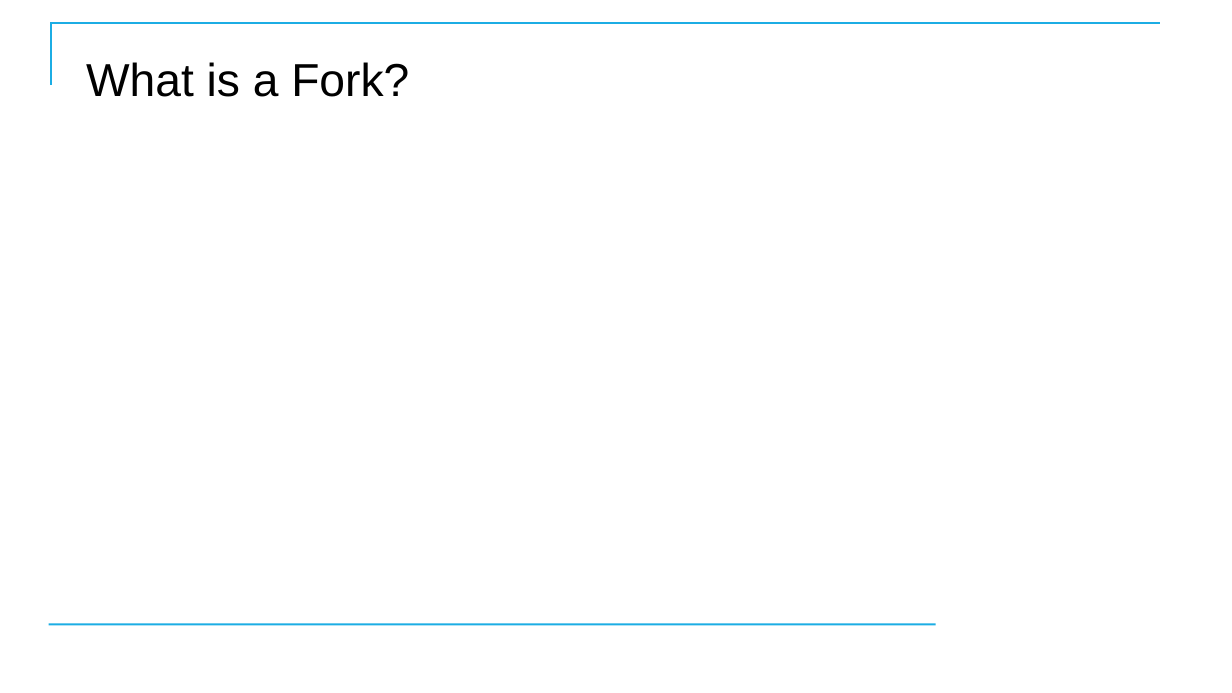
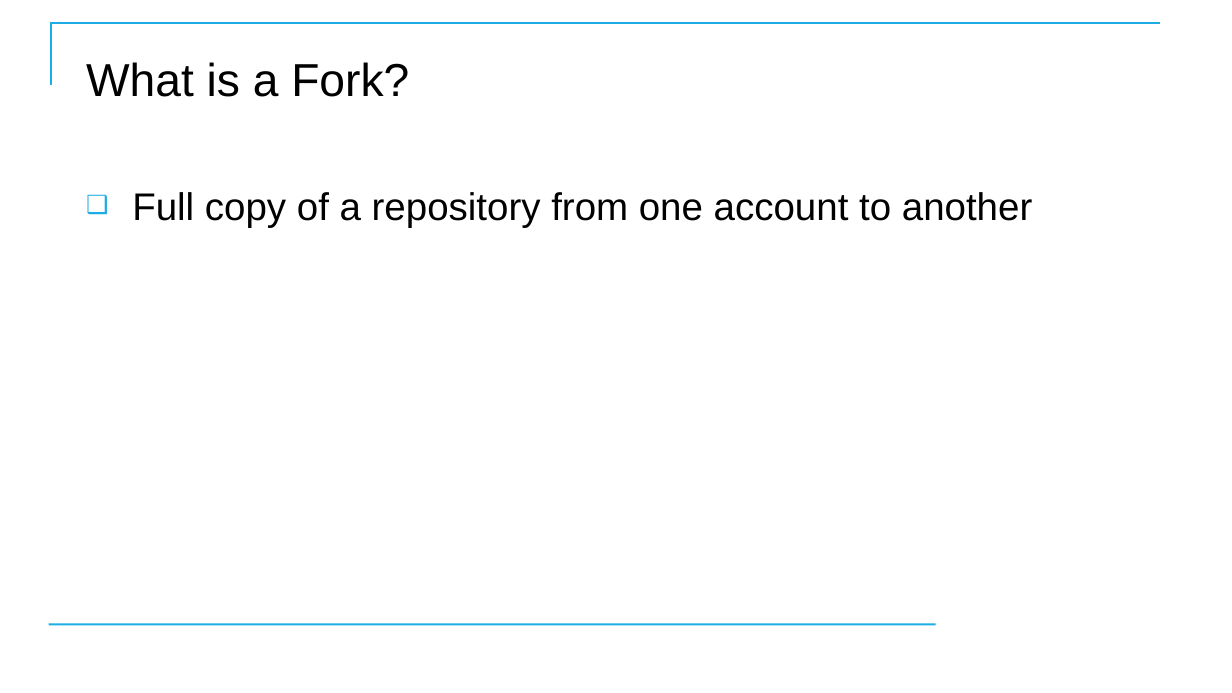
Before and after one commit to CostelloTechnicalConsulting/XGHDEV, a slide deck: slide 54 of ppt/XGHDEV.pptx (slide 56 before the commit). Drawn at 1232x693 pixels with LibreOffice and Linux fonts; fonts in the diff are those of the drawing; background and template pictures are left out. Boxes give left, top, right and bottom in pixels: in the first picture for what was removed or moved away, otherwise in the second. Text is boxed around its words. In the diff, an @@ line names an element or a change of style, - is before the commit and + after.

```diff
--- a/ppt/XGHDEV.pptx
+++ b/ppt/XGHDEV.pptx
@@ text added at (132,192,1032,227), 30 pt, text #000000 @@
+❑ Full copy of a repository from one account to another
```
Also in this commit, not shown: 41 other slides changed, 7 slides removed.
